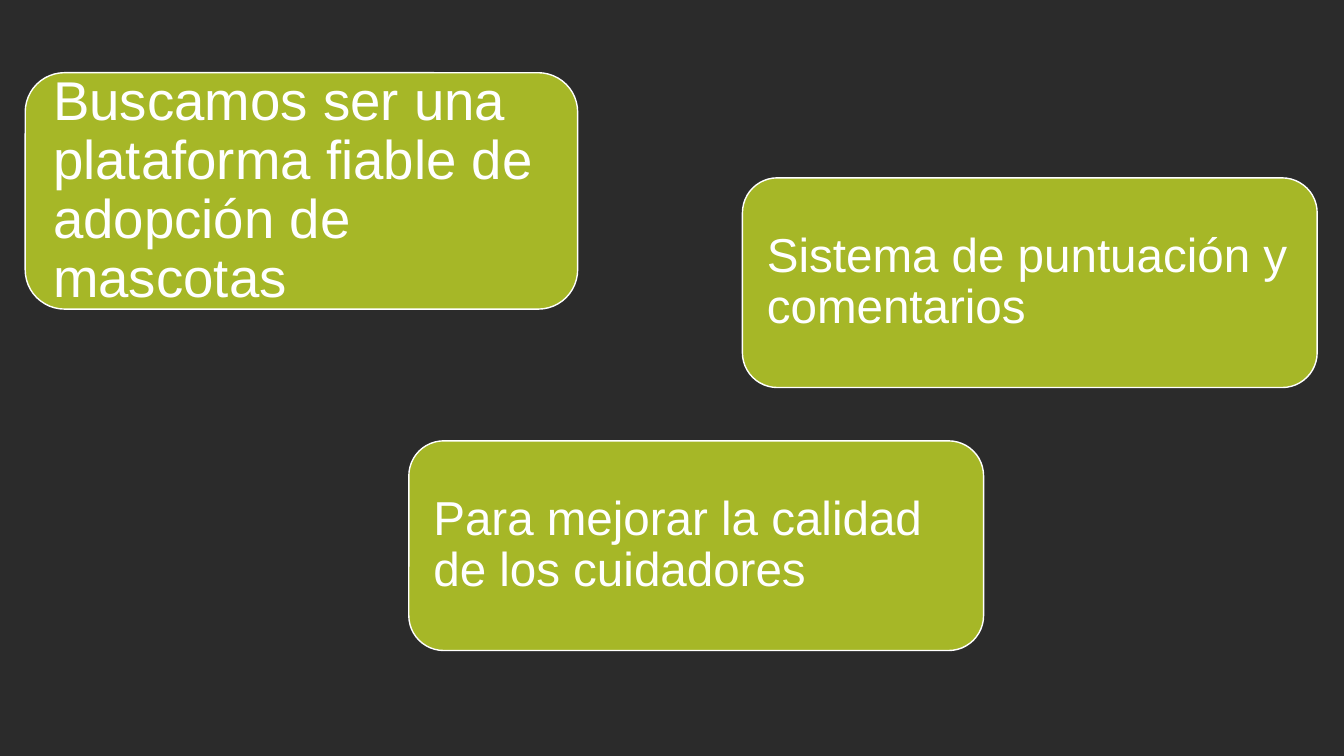
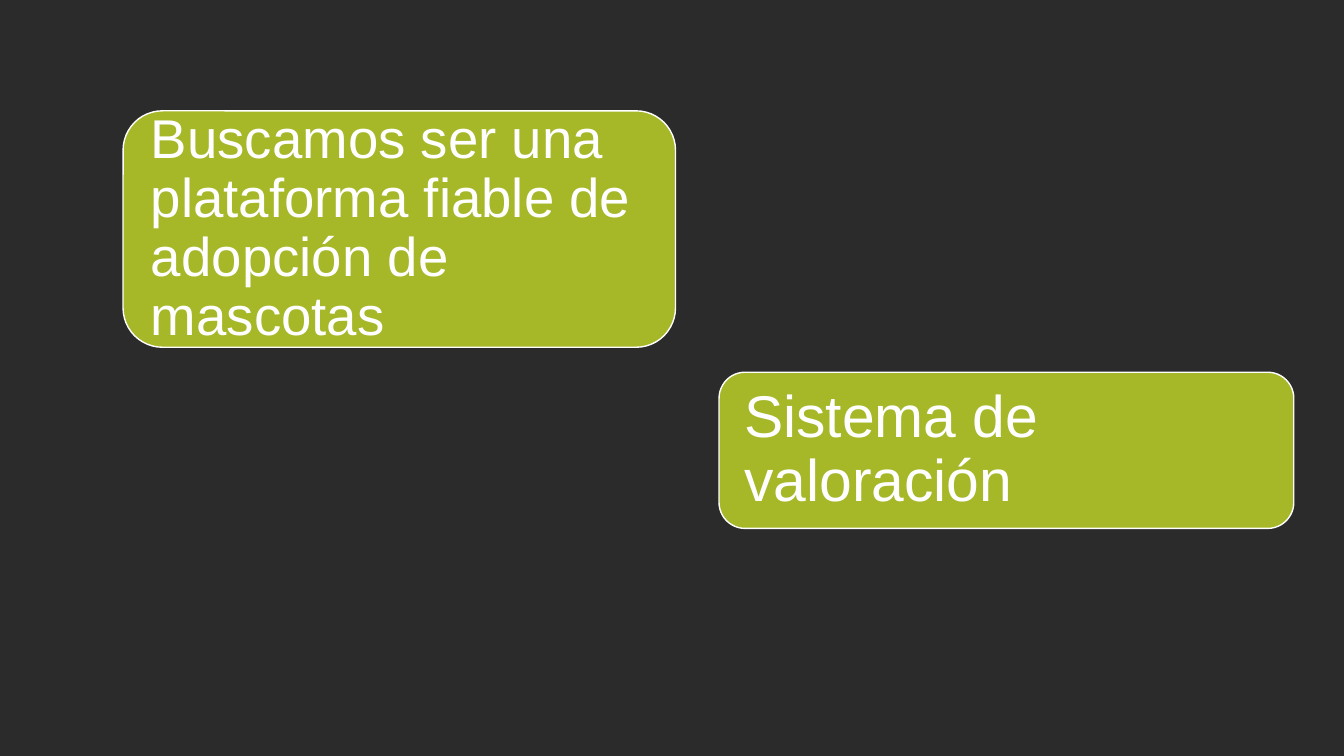
Before and after one commit to sergiolopezm5/blablapet, a slide deck: slide 6 of BlaBlaPet.pptx (slide 5 before the commit). Drawn at 1344x756 pixels with LibreOffice and Linux fonts; fonts in the diff are those of the drawing; background and template pictures are left out; a plain dark background stands for a picture behind light text. Boxes give left, top, right and bottom in pixels: in the first picture for what was removed or moved away, otherwise in the second. Text is boxed around its words. In the diff, an @@ line names an element or a change of style, - is before the commit and + after.

Commit message:
pitch

```diff
--- a/BlaBlaPet.pptx
+++ b/BlaBlaPet.pptx
@@ rounded rectangle: place and size @@
-rounded rectangle at <box>25,73,578,310</box>
+rounded rectangle at <box>123,111,676,348</box>
@@ text "Buscamos ser una plataforma fiable ..." rewrapped from <box>53,82,533,307</box> to <box>151,120,631,336</box> @@
@@ rounded rectangle removed at <box>743,177,1318,387</box> @@
@@ text removed at <box>767,237,1287,324</box> @@
-Sistema de puntuación y comentarios
@@ rounded rectangle: place and size @@
-rounded rectangle at <box>409,441,984,650</box>
+rounded rectangle at <box>719,372,1294,528</box>
@@ text added at <box>744,394,1038,502</box>, 42 pt, text #FFFFFF @@
+Sistema de valoración
@@ text removed at <box>433,500,922,587</box> @@
-Para mejorar la calidad de los cuidadores
```
Also in this commit, not shown: 2 other slides changed, 5 slides added, 2 slides removed, 1 other file.
